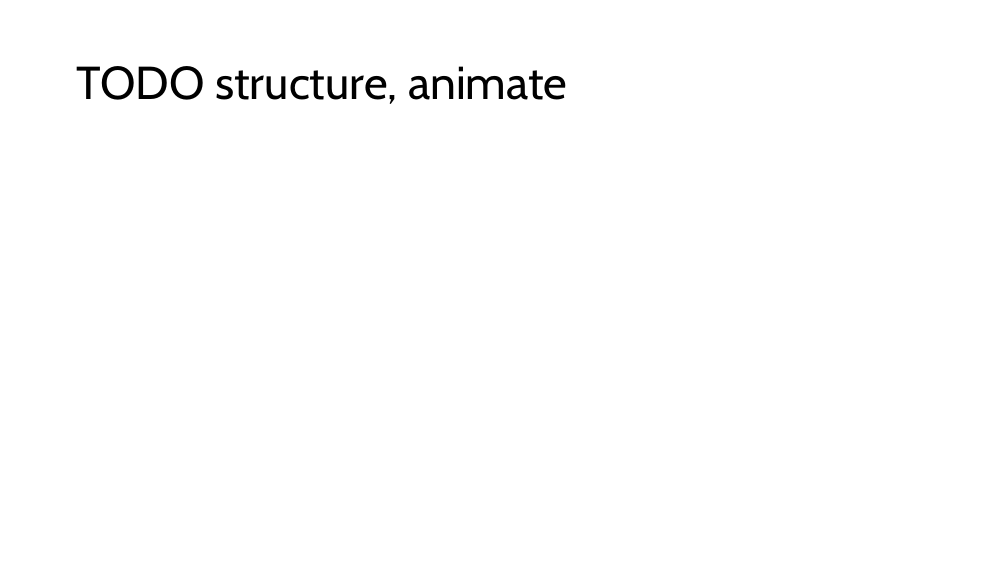
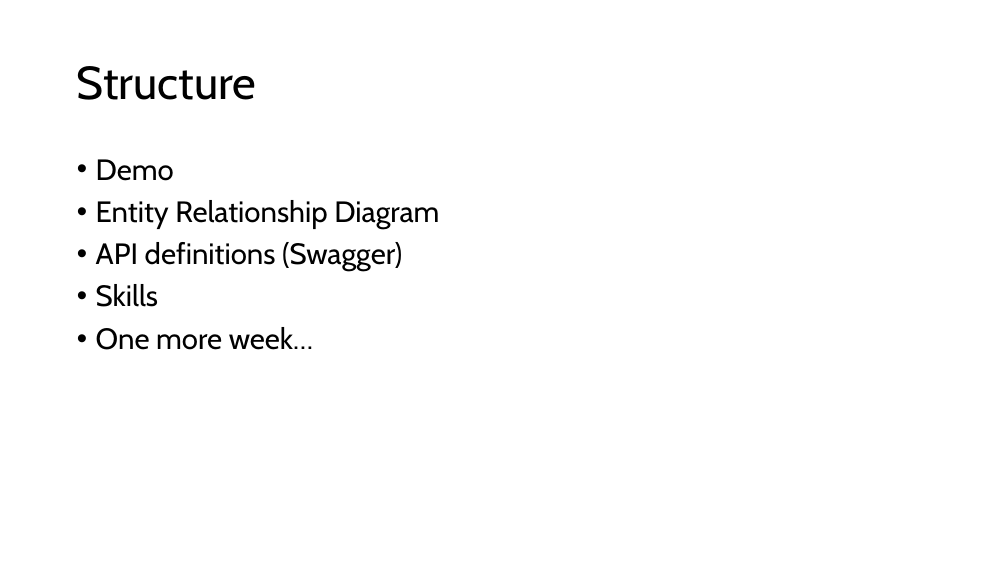
Before and after one commit to rennyeb/hci-take-home-interview-v3-main, a slide deck: slide 2 of Coding Exercise.pptx. Drawn at 1008x567 pixels with LibreOffice and Linux fonts; fonts in the diff are those of the drawing. Boxes give left, top, right and bottom in pixels: in the first picture for what was removed or moved away, otherwise in the second. Text is boxed around its words. In the diff, an @@ line names an element or a change of style, - is before the commit and + after.

```diff
--- a/Coding Exercise.pptx
+++ b/Coding Exercise.pptx
@@ title at [77,66,257,100]: text changed @@
-TODO structure, animate
+Structure
@@ text added at [96,159,439,350], 28 pt, text #000000 @@
+• Demo
+• Entity Relationship Diagram
+• API definitions (Swagger)
+• Skills
+• One more week…
```
Also in this commit, not shown: 13 other files.
